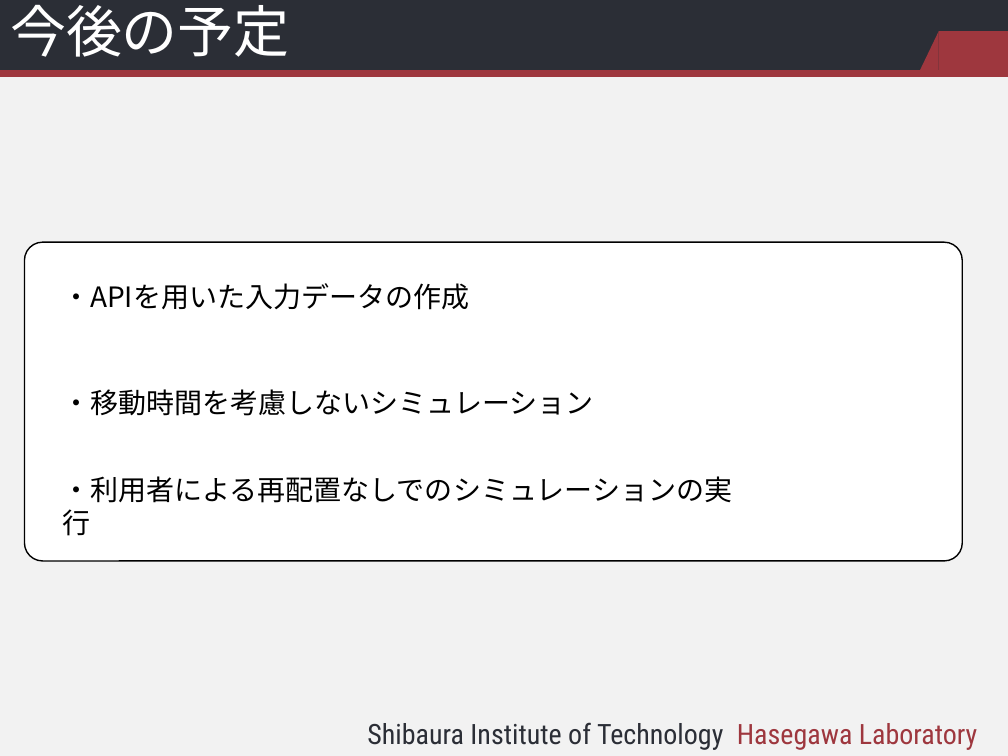
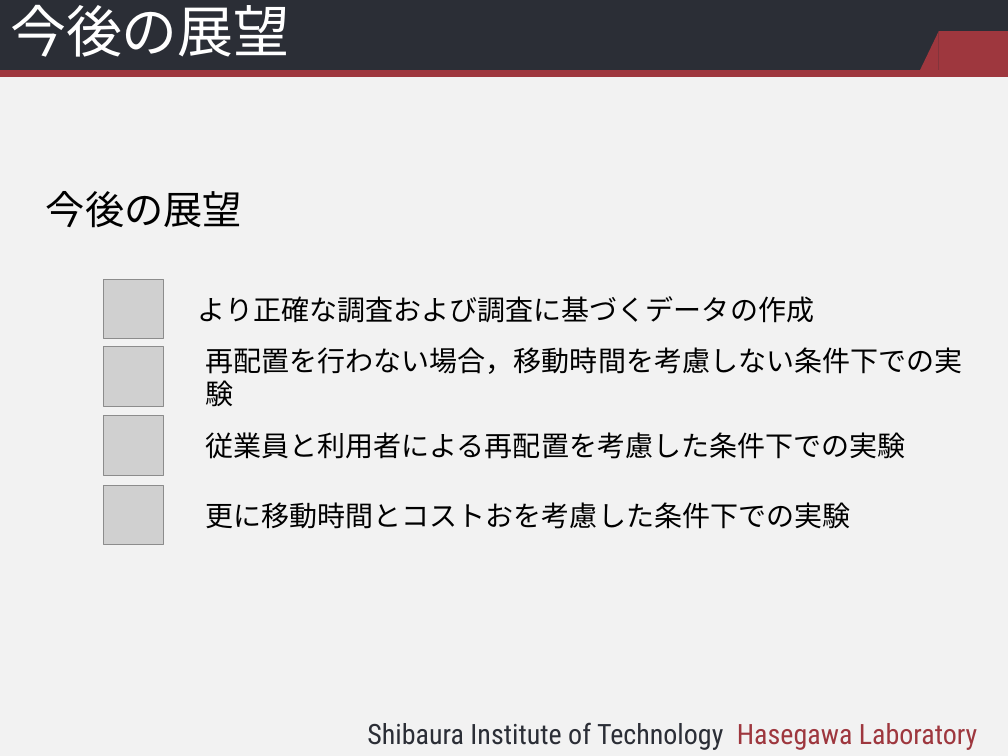
Before and after one commit to kotaro912214/research, a slide deck: slide 12 of 中間発表/BQ16048_中間発表_関_パワポ3.pptx (slide 11 before the commit). Drawn at 1008x756 pixels with LibreOffice and Linux fonts; fonts in the diff are those of the drawing; grey boxes stand for pictures; background and template pictures are left out. Boxes give left, top, right and bottom in pixels: in the first picture for what was removed or moved away, otherwise in the second. Text is boxed around its words. In the diff, an @@ line names an element or a change of style, - is before the commit and + after.

```diff
--- a/中間発表/BQ16048_中間発表_関_パワポ3.pptx
+++ b/中間発表/BQ16048_中間発表_関_パワポ3.pptx
@@ title at [10, 4, 290, 57]: text changed @@
-今後の予定
+今後の展望
@@ text added at [46, 191, 242, 228], 28 pt, text #000000 @@
+今後の展望
@@ rounded rectangle removed at [24, 242, 962, 560] @@
@@ text removed at [62, 283, 470, 310] @@
-・APIを用いた入力データの作成
@@ picture added at [104, 279, 163, 339] @@
@@ text added at [198, 296, 815, 323], 20 pt, text #000000 @@
+より正確な調査および調査に基づくデータの作成
@@ picture added at [104, 347, 163, 406] @@
@@ text added at [205, 347, 962, 407], 20 pt, text #000000 @@
+再配置を行わない場合，移動時間を考慮しない条件下での実験
@@ text removed at [62, 389, 594, 416] @@
-・移動時間を考慮しないシミュレーション
@@ picture added at [104, 415, 163, 475] @@
@@ text added at [205, 432, 905, 459], 20 pt, text #000000 @@
+従業員と利用者による再配置を考慮した条件下での実験
@@ text removed at [62, 476, 732, 536] @@
-・利用者による再配置なしでのシミュレーションの実行
@@ picture added at [104, 485, 163, 544] @@
@@ text added at [205, 502, 850, 529], 20 pt, text #000000 @@
+更に移動時間とコストおを考慮した条件下での実験
```
Also in this commit, not shown: 8 other slides changed, 3 slides added, 2 slides removed, 14 other files.
